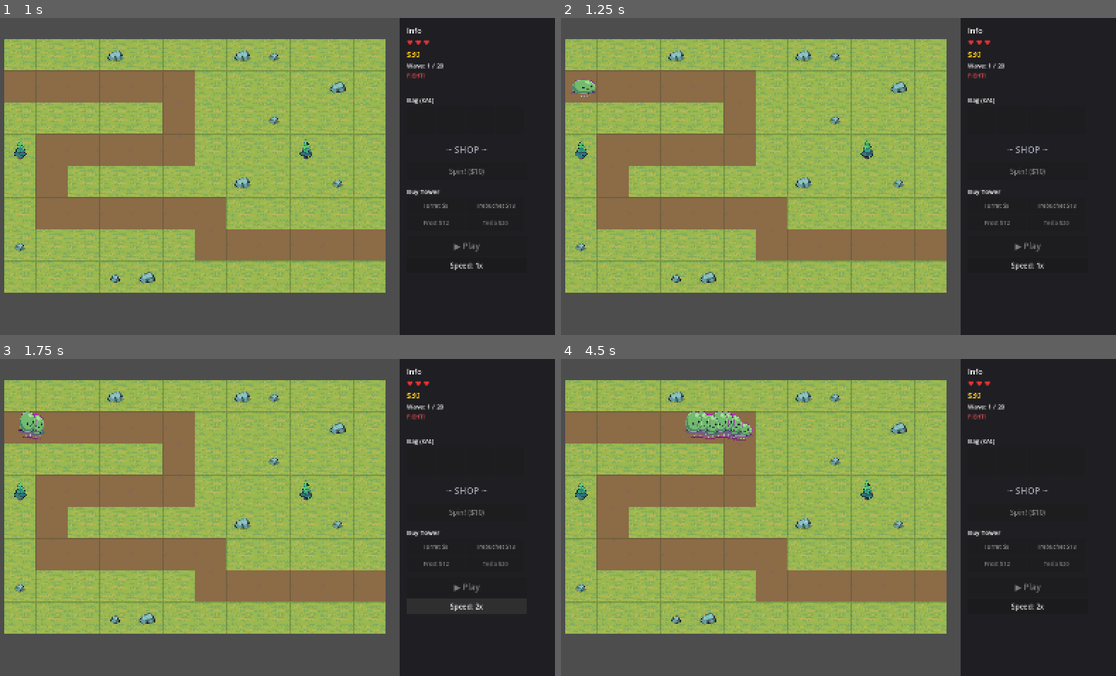
Above: before the commit, frames 1-4 (two rows, left to right).
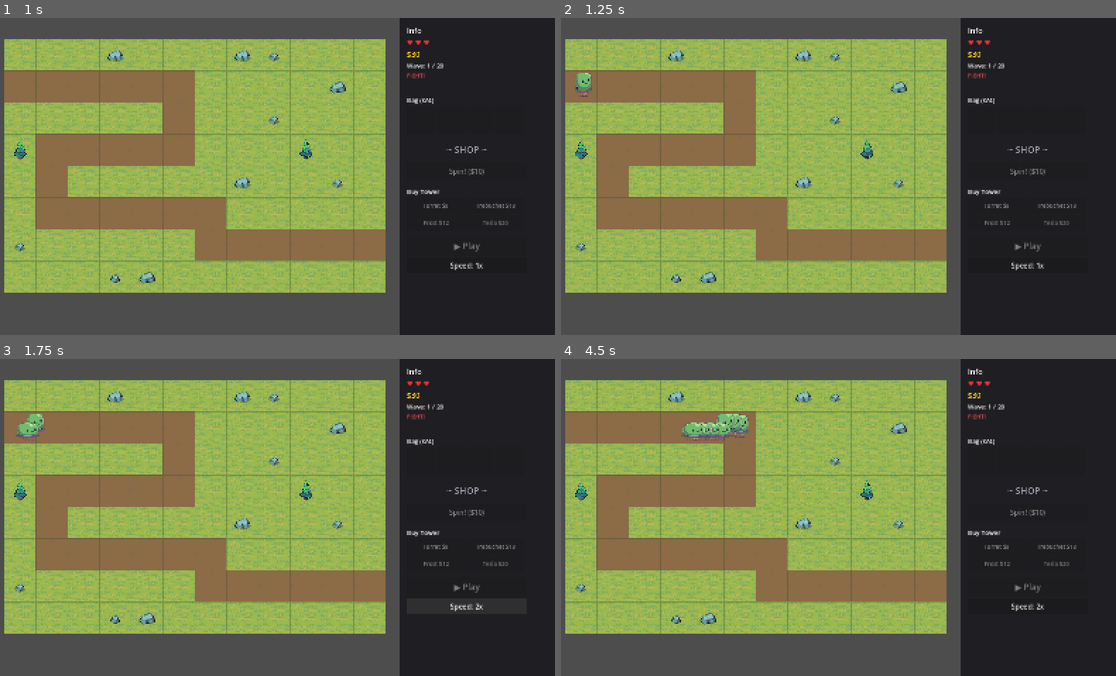
Above: after the commit, the same moments.

Repository: pkyosx/veincraft
Game: Godot game, scene res://scenes/main.tscn
The game is run twice, just before and just after one commit, with the same random seed, the same clock (stepped at 60 frames per second) and the same inputs. Sound files missing from this copy of the repository are replaced by a short silence.
Inputs (mouse positions are in pixels of both pictures, inside the frame that each line leads up to):
- Up to frame 1 (1 s): click "▶ Play" at 0.5 s
- Up to frame 2 (1.25 s): no input
- Up to frame 3 (1.75 s): click "Speed: 1x" at 1.25 s
- Up to frame 4 (4.5 s): click "Speed: 2x" at 2 s; click "Speed: 4x" at 2.75 s; click "Speed: 8x" at 3.5 s; tap Enter (ui_accept) at 4.25 s; move the mouse to (960, 501) at 4.27 s; hold Right (ui_right) from 4.28 s (still down); tap Shift at 4.35 s; click (960, 501) at 4.42 s

Frame 1 is identical in both runs. In frame 2, 0.2% of the frame differs, in the area x 1-7%, y 17-25%; in frame 3, 0.3%; in frame 4, 0.8%, in the area x 21-35%, y 15-26%.

Commit message:
Sprite sheet bounce animation for slime and mushroom
Replace code-based bounce with 6-frame sprite sheets showing
squash/stretch deformation cycle for a proper slime-like hop.

Co-Authored-By: Claude Opus 4.6 (1M context) <noreply@anthropic.com>

Diff:
--- a/scripts/enemy.gd
+++ b/scripts/enemy.gd
@@ -39,10 +39,10 @@
 var shock_timer: float = 0.0
 const SHOCK_DURATION: float = 0.3
 
-# Slime bounce animation
-var bounce_phase: float = 0.0
-const BOUNCE_SPEED: float = 6.0  # hops per second
-var is_slime: bool = false
+# Sprite sheet animation
+var total_frames: int = 1
+var frame_timer: float = 0.0
+const FRAME_SPEED: float = 0.1  # seconds per frame
 
 func setup(p_path: Array, p_hp: int, p_speed: float, p_game: Node2D, p_type: int = 0) -> void:
 	path = p_path
@@ -66,12 +66,12 @@
 			enemy_textures[enemy_type] = load("res://sprites/" + sprite_file)
 
 	var tex: Texture2D = enemy_textures.get(enemy_type, null)
-	is_slime = config.get("name", "") == "Slime" or config.get("name", "") == "Mushroom"
+	total_frames = config.get("frames", 1)
 
 	if tex:
 		sprite = Sprite2D.new()
 		sprite.texture = tex
-		sprite.hframes = 1
+		sprite.hframes = total_frames
 		sprite.frame = 0
 		sprite.scale = Vector2(1.2, 1.2)
 		add_child(sprite)
@@ -150,29 +150,12 @@
 			sprite.offset = Vector2.ZERO
 			sprite.scale = Vector2(1.2, 1.2)
 
-	# Slime squash & stretch bounce
-	if sprite and is_slime and not is_dead:
-		bounce_phase += delta * BOUNCE_SPEED * TAU
-		# Use sin for smooth cycle: 0=ground, PI/2=peak, PI=ground
-		var t: float = sin(bounce_phase)  # -1 to 1
-		var abs_t: float = abs(t)
-		# Jump height (vertical offset)
-		var hop_height: float = abs_t * 12.0
-		# Squash/stretch: when on ground (t near 0) = squash, when airborne = stretch
-		var squash: float
-		var stretch: float
-		if abs_t < 0.3:
-			# Ground contact: squash wide & flat
-			var ground_mix: float = 1.0 - abs_t / 0.3
-			squash = 1.2 * (1.0 + ground_mix * 0.25)   # wider
-			stretch = 1.2 * (1.0 - ground_mix * 0.2)    # shorter
-		else:
-			# Airborne: stretch tall & narrow
-			var air_mix: float = (abs_t - 0.3) / 0.7
-			squash = 1.2 * (1.0 - air_mix * 0.15)       # narrower
-			stretch = 1.2 * (1.0 + air_mix * 0.2)        # taller
-		sprite.scale = Vector2(squash, stretch)
-		sprite.offset = Vector2(sprite.offset.x, -hop_height)
+	# Sprite sheet frame animation
+	if sprite and total_frames > 1 and not is_dead:
+		frame_timer += delta
+		if frame_timer >= FRAME_SPEED:
+			frame_timer -= FRAME_SPEED
+			sprite.frame = (sprite.frame + 1) % total_frames
 
 	queue_redraw()
 
--- a/scripts/game_data.gd
+++ b/scripts/game_data.gd
@@ -107,7 +107,7 @@
 	EnemyType.SLIME: {
 		"name": "Slime", "hp_mult": 0.8, "speed_mult": 0.9,
 		"color": Color(0.4, 0.7, 0.3), "color_light": Color(0.5, 0.8, 0.4),
-		"radius": 10.0, "gold": 2, "sprite": "monster_slime.png",
+		"radius": 10.0, "gold": 2, "sprite": "monster_slime_sheet.png", "frames": 6,
 	},
 	EnemyType.SKELETON: {
 		"name": "Skeleton", "hp_mult": 0.6, "speed_mult": 1.6,
@@ -127,7 +127,7 @@
 	EnemyType.MUSHROOM: {
 		"name": "Mushroom", "hp_mult": 2.0, "speed_mult": 0.6,
 		"color": Color(0.5, 0.3, 0.6), "color_light": Color(0.6, 0.4, 0.7),
-		"radius": 12.0, "gold": 5, "sprite": "monster_mushroom.png",
+		"radius": 12.0, "gold": 5, "sprite": "monster_mushroom_sheet.png", "frames": 6,
 	},
 	EnemyType.BAT: {
 		"name": "Bat", "hp_mult": 0.5, "speed_mult": 1.8,
Binary file added: sprites/monster_mushroom_sheet.png
Binary file added: sprites/monster_slime_sheet.png
